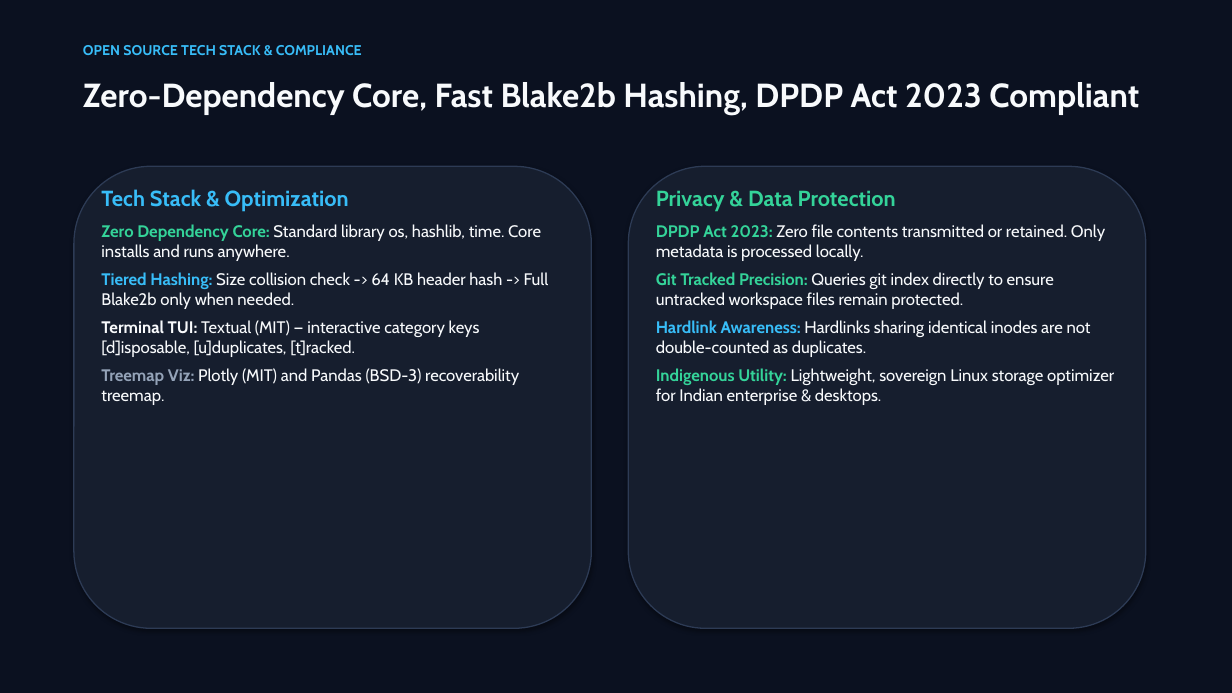
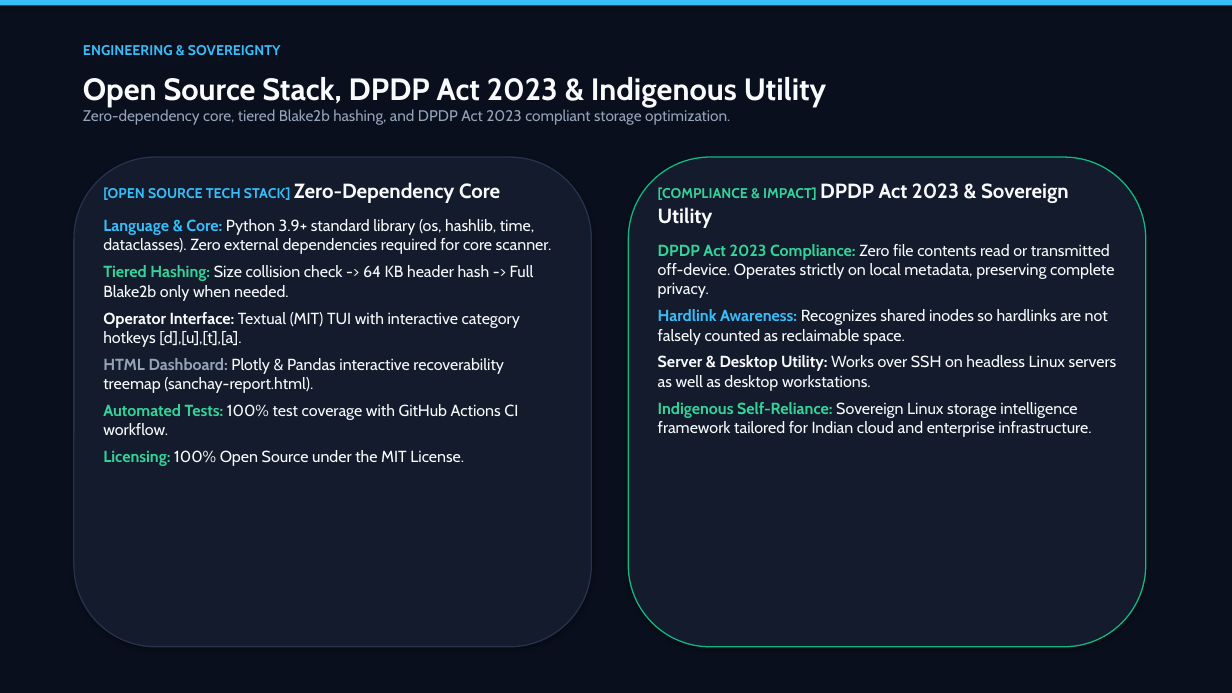
Before and after one commit to basithladdu/sanchay, a slide deck: slide 7 of docs/SANCHAY.pptx. Drawn at 1232x693 pixels with LibreOffice and Linux fonts; fonts in the diff are those of the drawing. Boxes give left, top, right and bottom in pixels: in the first picture for what was removed or moved away, otherwise in the second. Text is boxed around its words. In the diff, an @@ line names an element or a change of style, - is before the commit and + after.

Commit message:
Deliver refined masterpiece presentation deck with high-impact visual design

```diff
--- a/docs/SANCHAY.pptx
+++ b/docs/SANCHAY.pptx
@@ rectangle at [0,0,1232,693]: fill #0B1120 to #0A0F1D @@
@@ rectangle added at [0,0,1232,6], fill #38BDF8 @@
@@ text removed at [83,45,362,55] @@
-OPEN SOURCE TECH STACK & COMPLIANCE
@@ text added at [83,45,281,55], 11 pt, text #38BDF8, bold @@
+ENGINEERING & SOVEREIGNTY
@@ text at [83,77,827,125]: text changed; size 26 to 12 pt; text colour #F8FAFC to #94A3B8; bold off @@
-Zero-Dependency Core, Fast Blake2b Hashing, DPDP Act 2023 Compliant
+Open Source Stack, DPDP Act 2023 & Indigenous Utility
+Zero-dependency core, tiered Blake2b hashing, and DPDP Act 2023 compliant storage optimization.
@@ rounded rectangle: place and size @@
-rounded rectangle at [74,166,592,628]
+rounded rectangle at [74,157,592,647]
@@ rounded rectangle at [74,157,592,647]: fill #161E2E to #131B2C; outline #2D3B55 1 pt to #26334D 1 pt @@
@@ rounded rectangle: place and size @@
-rounded rectangle at [628,166,1146,628]
+rounded rectangle at [628,157,1146,647]
@@ rounded rectangle at [628,157,1146,647]: fill #161E2E to #131B2C; outline #2D3B55 1 pt to #10B981 1 pt @@
@@ text at [103,182,552,254]: text changed; size 13 to 12.5 pt @@
-Tech Stack & Optimization
-Zero Dependency Core: Standard library os, hashlib, time. Core installs and runs anywhere.
+[OPEN SOURCE TECH STACK] Zero-Dependency Core
+Language & Core: Python 3.9+ standard library (os, hashlib, time, dataclasses). Zero external dependencies required for core scanner.
@@ text at [658,183,1117,437]: text changed; size 13 to 12.5 pt @@
-Privacy & Data Protection
-DPDP Act 2023: Zero file contents transmitted or retained. Only metadata is processed locally.
-Git Tracked Precision: Queries git index directly to ensure untracked workspace files remain protected.
-Hardlink Awareness: Hardlinks sharing identical inodes are not double-counted as duplicates.
-Indigenous Utility: Lightweight, sovereign Linux storage optimizer for Indian enterprise & desktops.
+[COMPLIANCE & IMPACT] DPDP Act 2023 & Sovereign Utility
+DPDP Act 2023 Compliance: Zero file contents read or transmitted off-device. Operates strictly on local metadata, preserving complete privacy.
+Hardlink Awareness: Recognizes shared inodes so hardlinks are not falsely counted as reclaimable space.
+Server & Desktop Utility: Works over SSH on headless Linux servers as well as desktop workstations.
+Indigenous Self-Reliance: Sovereign Linux storage intelligence framework tailored for Indian cloud and enterprise infrastructure.
@@ text at [103,265,534,301]: size 13 to 12.5 pt in "Tiered Hashing: Size collision check -> 64 ..."; text colour #38BDF8 to #34D399 in "Tiered Hashing:" @@
@@ text at [103,312,520,466]: text changed; size 13 to 12.5 pt @@
-Terminal TUI: Textual (MIT) — interactive category keys [d]isposable, [u]duplicates, [t]racked.
-Treemap Viz: Plotly (MIT) and Pandas (BSD-3) recoverability treemap.
+Operator Interface: Textual (MIT) TUI with interactive category hotkeys [d],[u],[t],[a].
+HTML Dashboard: Plotly & Pandas interactive recoverability treemap (sanchay-report.html).
+Automated Tests: 100% test coverage with GitHub Actions CI workflow.
+Licensing: 100% Open Source under the MIT License.
```
Also in this commit, not shown: 6 other slides changed.
